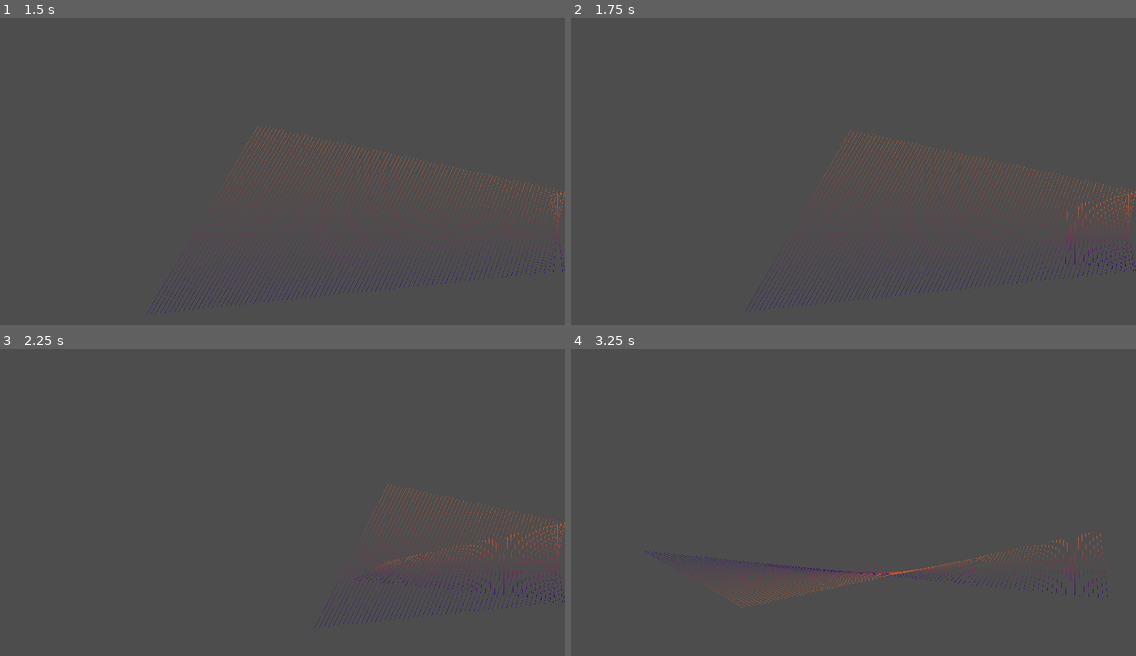
Above: before the commit, frames 1-4 (two rows, left to right).
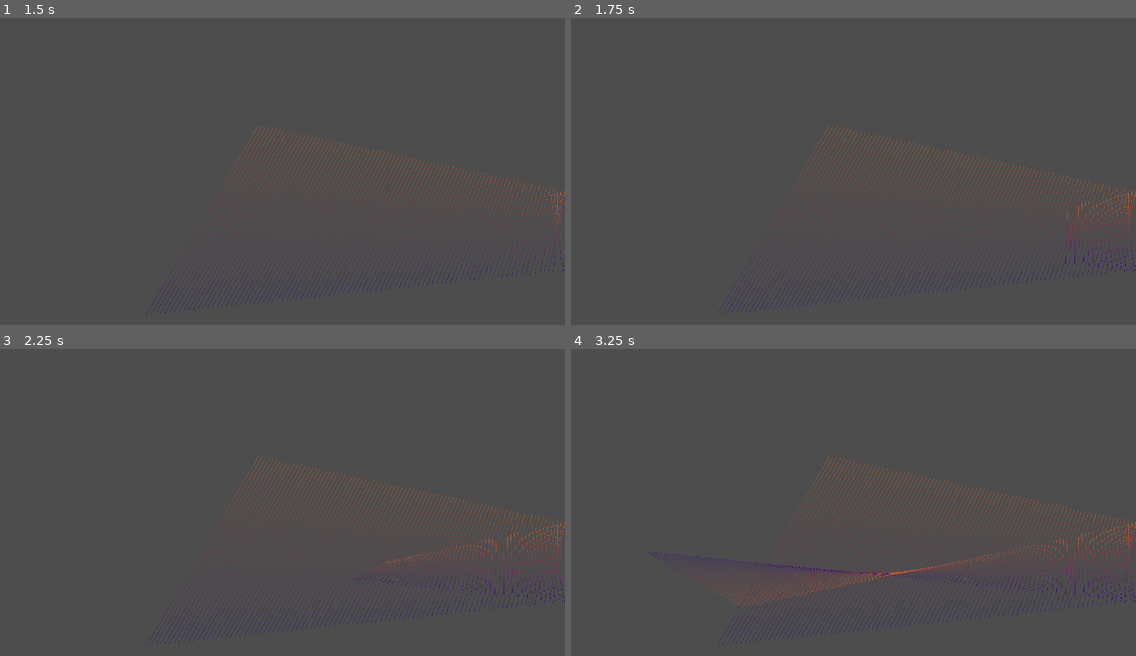
Above: after the commit, the same moments.

Repository: kasworld/gd4line2d
Game: Godot game, scene res://main.tscn
Same seed, same stepped clock (60 frames per second), same inputs: the game is played once before the commit and once after it.
Inputs:
- Up to frame 1 (1.5 s): no input
- Up to frame 2 (1.75 s): no input
- Up to frame 3 (2.25 s): no input
- Up to frame 4 (3.25 s): no input

Frame 1 is identical in both runs. In frame 2, 0.2% of the frame differs, in the area x 25-90%, y 35-97%; in frame 3, 1.2%; in frame 4, 2.3%, in the area x 25-100%, y 35-97%.

Commit message:
code clean

Diff:
--- a/main.gd
+++ b/main.gd
@@ -5,7 +5,7 @@
 var mv_ln :Node2D
 func _ready() -> void:
 	mv_ln = line_scene.instantiate()
-	mv_ln.init(100,2)
+	mv_ln.init(200,2)
 	add_child(mv_ln)
 
 func _process(delta: float) -> void:
--- a/move_line2d/move_line_2d.gd
+++ b/move_line2d/move_line_2d.gd
@@ -22,9 +22,9 @@
 
 func _ready() -> void:
 	vp_size = get_viewport_rect().size
-	velocity_list = make_vel_list()
-	var pos_list = make_pos_list()
-	var co_list = make_co_list()
+	velocity_list = make_vel_list(point_count, vp_size)
+	var pos_list = make_pos_list(point_count, vp_size)
+	var co_list = make_co_list(point_count)
 	for i in line_count:
 		var ln = new_line(pos_list, co_list)
 		add_child(ln)
@@ -42,6 +42,8 @@
 		var bn = bounce(ln.points[i],velocity_list[i],vp_size,ln.width/2)
 		ln.points[i] = bn.pos
 		velocity_list[i] = bn.vel
+
+# util functions
 
 func bounce(pos :Vector2,vel :Vector2, bound :Vector2, radius :float)->Dictionary:
 	var xbounce = 0
@@ -69,20 +71,20 @@
 		ybounce = ybounce,
 	}
 
-func make_pos_list()->PackedVector2Array:
-	var pos_list =[]
-	for j in point_count:
-		pos_list.append(random_pos_vector2d(vp_size))
-	return pos_list
+func make_pos_list(count :int, vt :Vector2)->PackedVector2Array:
+	var rtn = []
+	for j in count:
+		rtn.append(random_pos_vector2d(vt))
+	return rtn
 
 func random_pos_vector2d(vt :Vector2)->Vector2:
 	return Vector2( randf_range(0,vt.x), randf_range(0,vt.y) )
 
-func make_vel_list()->PackedVector2Array:
-	var velocity_list = []
-	for i in  point_count:
-		velocity_list.append(random_vel_vector2d(vp_size))
-	return velocity_list
+func make_vel_list(count :int, vt :Vector2)->PackedVector2Array:
+	var rtn = []
+	for i in  count:
+		rtn.append(random_vel_vector2d(vt))
+	return rtn
 
 func random_vel_vector2d(vt :Vector2)->Vector2:
 	return Vector2(random_no_zero(vt.x),random_no_zero(vt.y))
@@ -99,11 +101,11 @@
 func random_positive(w :float)->float:
 	return randf_range(w/10,w)
 
-func make_co_list()->PackedColorArray:
-	var co_list =[]
-	for j in point_count:
-		co_list.append(random_color())
-	return co_list
+func make_co_list(count :int)->PackedColorArray:
+	var rtn = []
+	for j in count:
+		rtn.append(random_color())
+	return rtn
 
 func random_color()->Color:
 	return Color(randf(),randf(),randf())
